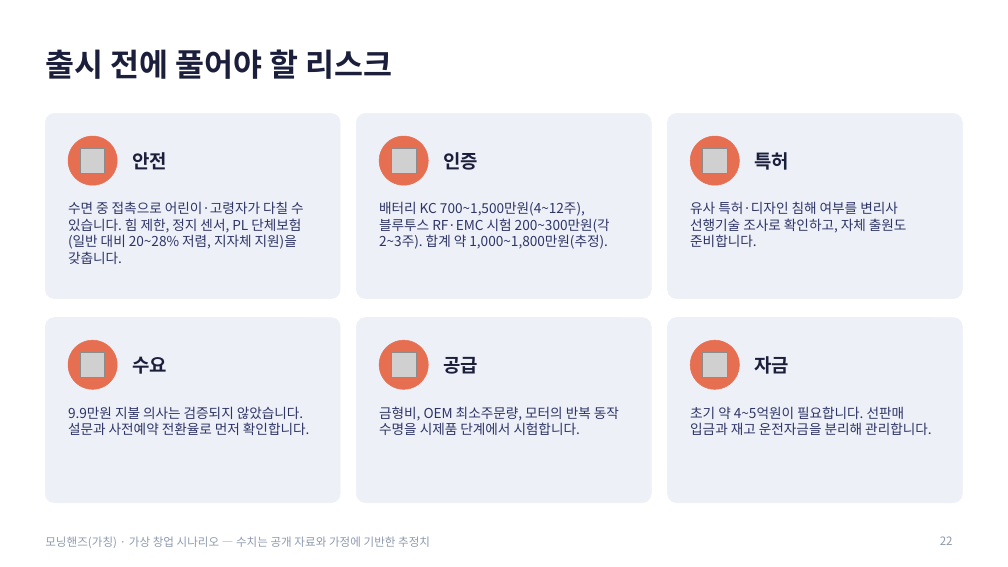
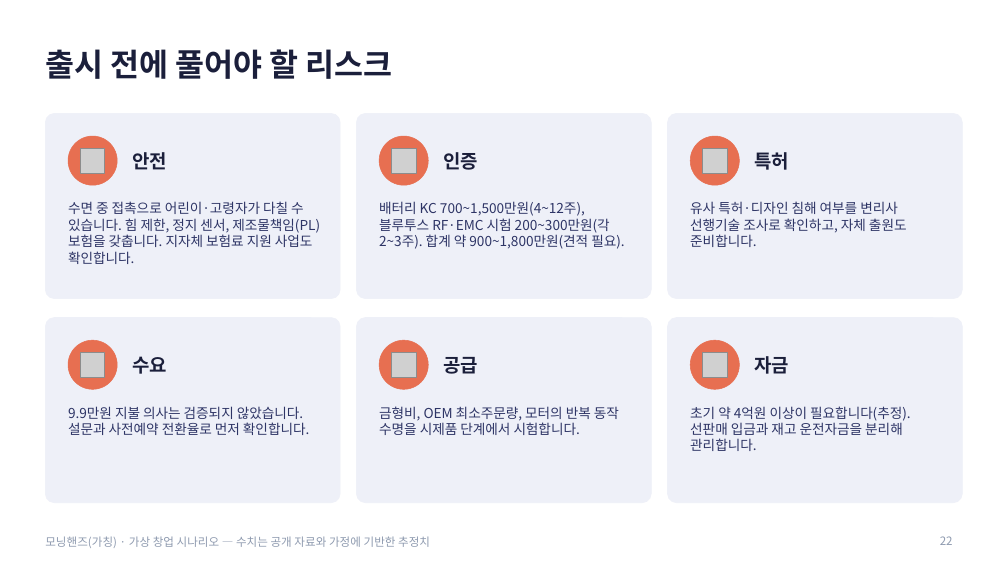
Before and after one commit to g975682-source/-, a slide deck: slide 22 of MorningHands_Business_Analysis.pptx. Drawn at 1008x567 pixels with LibreOffice and Linux fonts; fonts in the diff are those of the drawing; grey boxes stand for pictures. Boxes give left, top, right and bottom in pixels: in the first picture for what was removed or moved away, otherwise in the second. Text is boxed around its words. In the diff, an @@ line names an element or a change of style, - is before the commit and + after.

```diff
--- a/MorningHands_Business_Analysis.pptx
+++ b/MorningHands_Business_Analysis.pptx
@@ text at (x1=68, y1=201, x2=320, y2=264): text changed @@
-수면 중 접촉으로 어린이·고령자가 다칠 수 있습니다. 힘 제한, 정지 센서, PL 단체보험(일반 대비 20~28% 저렴, 지자체 지원)을 갖춥니다.
+수면 중 접촉으로 어린이·고령자가 다칠 수 있습니다. 힘 제한, 정지 센서, 제조물책임(PL) 보험을 갖춥니다. 지자체 보험료 지원 사업도 확인합니다.
@@ text at (x1=379, y1=201, x2=624, y2=249): text changed @@
-배터리 KC 700~1,500만원(4~12주), 블루투스 RF·EMC 시험 200~300만원(각 2~3주). 합계 약 1,000~1,800만원(추정).
+배터리 KC 700~1,500만원(4~12주), 블루투스 RF·EMC 시험 200~300만원(각 2~3주). 합계 약 900~1,800만원(견적 필요).
@@ text at (x1=690, y1=406, x2=911, y2=451): text changed @@
-초기 약 4~5억원이 필요합니다. 선판매 입금과 재고 운전자금을 분리해 관리합니다.
+초기 약 4억원 이상이 필요합니다(추정). 선판매 입금과 재고 운전자금을 분리해 관리합니다.
```
Also in this commit, not shown: 12 other slides changed.
